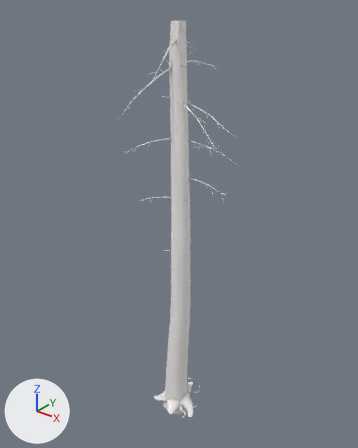
The glTF model nuri/public/models/trees/snag_10.glb as it was, and as the next commit left it.
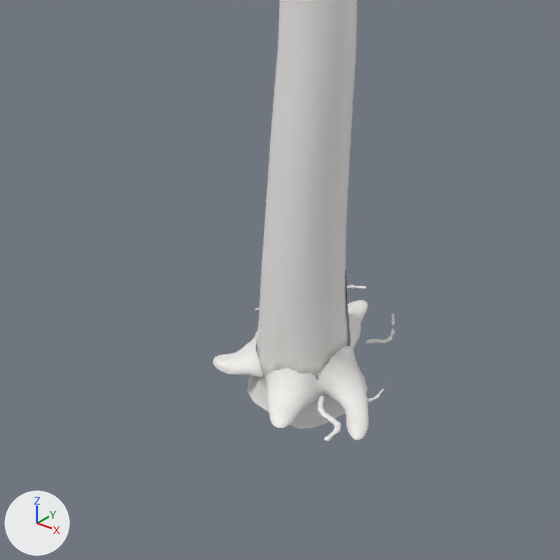
Each version is shown whole from a 50 mm camera at (6.6, -8.18, 10.45) aimed at (-0.24, 0.37, 5.15), then close up on the part from 28% to 68% of the width and 68% to 100% of the height. Arrows for +X, +Y and +Z are at lower left; the lights stay in place. The first two pictures are the older version. Vertices at exactly the same position are counted once.

Names of what the first close-up shows: 'snag10_bark'.
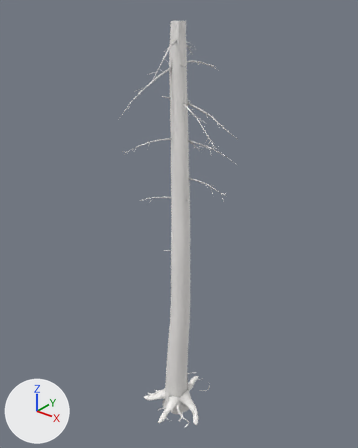
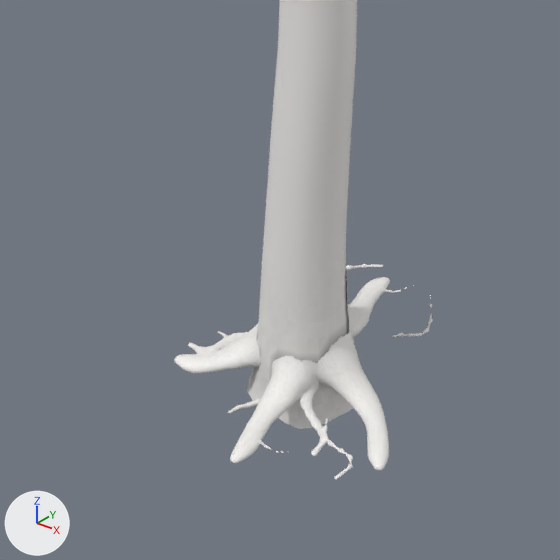
What changed in the scene script:
```text
Change me_snag10_bark:
    used by ob_snag10_bark; location = (0.0, 0.0, 0.0)
    remove me_snag10_bark.from_pydata(...)  # 6778 vertices, 12000 faces; spans x -1.13..1.23, y -1.26..1.92, z -0.33..9.77
    add me_snag10_bark.from_pydata(...)  # 6787 vertices, 11995 faces; spans x -1.13..1.23, y -1.26..1.92, z -0.33..9.77
    me_snag10_bark part 1: 113 vertices moved from x -0.59..0.59, y -0.51..0.78, z -0.06..0.76 to x -0.79..0.61, y -0.82..0.78, z -0.06..0.44; 3820 vertices removed from x -0.58..0.75, y -0.61..0.81, z -0.07..0.87; 3878 vertices added at x -0.78..1.02, y -1.05..1.07, z -0.07..0.63
    me_snag10_bark part 2: 397 kept faces spanning x -0.67..0.43, y -0.49..0.73, z -0.33..0.9 get new vertex colours
    other edits to the shape of me_snag10_bark do not show in these pictures
```

Pixel boxes [x1, y1, x2, y2] of what changed, in the close-ups (560 x 560 px; the box of a moved part takes in the faces that stretch with it):
'snag10_bark', reshaped
    before: [213, 0, 395, 441]
    after: [174, 0, 433, 479]
part 1 of me_snag10_bark, moved or reshaped
    before: [213, 277, 395, 441]
    after: [174, 264, 433, 479]
part 2 of me_snag10_bark, edited (looks the same)
    both: [247, 282, 350, 429]
